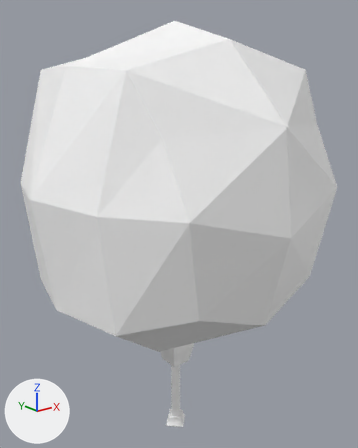
The Blender file Assets/Models/Weather Balloon Model/balloon.blend, before and after one commit.
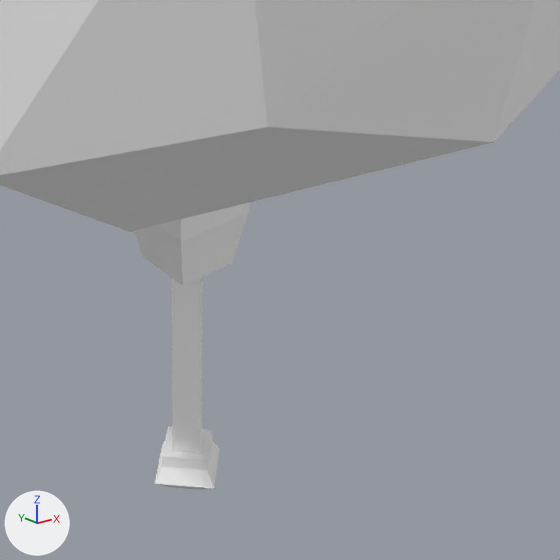
Each version is shown whole from a 50 mm camera at (-2.42, -3.07, 3.57) aimed at (0.06, 0.03, 2.33), then close up on the part from 34% to 80% of the width and 63% to 100% of the height. Every picture has the same lights, and +X, +Y and +Z are marked at lower left.

Names of what the first close-up shows: 'Balloon'.
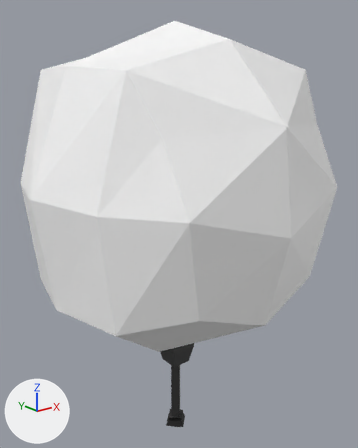
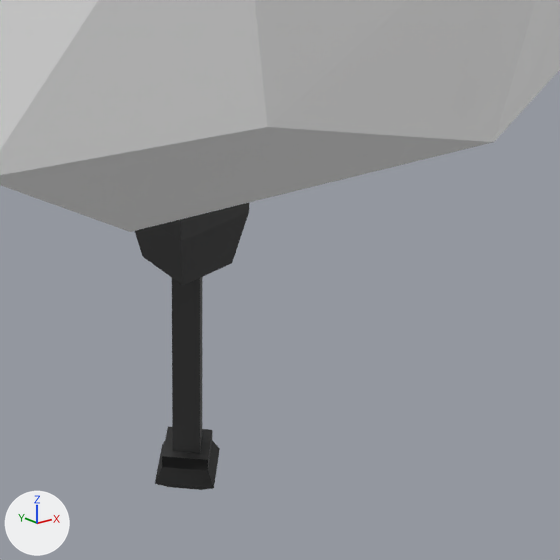
Boxes [x1, y1, x2, y2] around the edits, measured in the close-ups (560 x 560 px):
'Balloon', surface changed (grey to black): [132, 200, 252, 490] in both

Diff of the bpy script that builds the scene:
```diff
--- a/Assets/Models/Weather Balloon Model/balloon.blend.py
+++ b/Assets/Models/Weather Balloon Model/balloon.blend.py
@@ img_balloon @@
+img_balloon = load_image('Balloon', '_unpacked/Balloon', 64, 64, 'sRGB')
@@ mat_material @@
 mat_material = principled_material('Material')
-mat_material.base_color = (1.0, 1.0, 1.0)  # white #ffffff
+mat_material.texture = img_balloon
```
